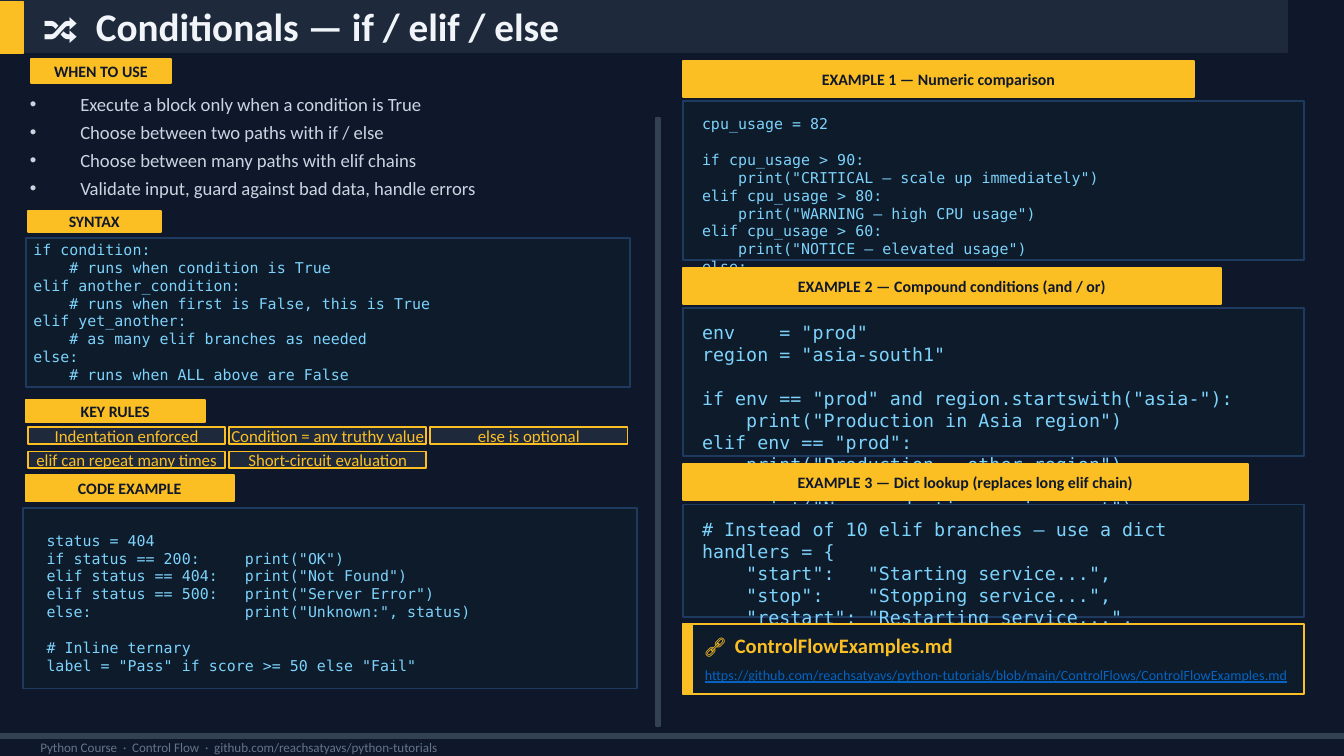
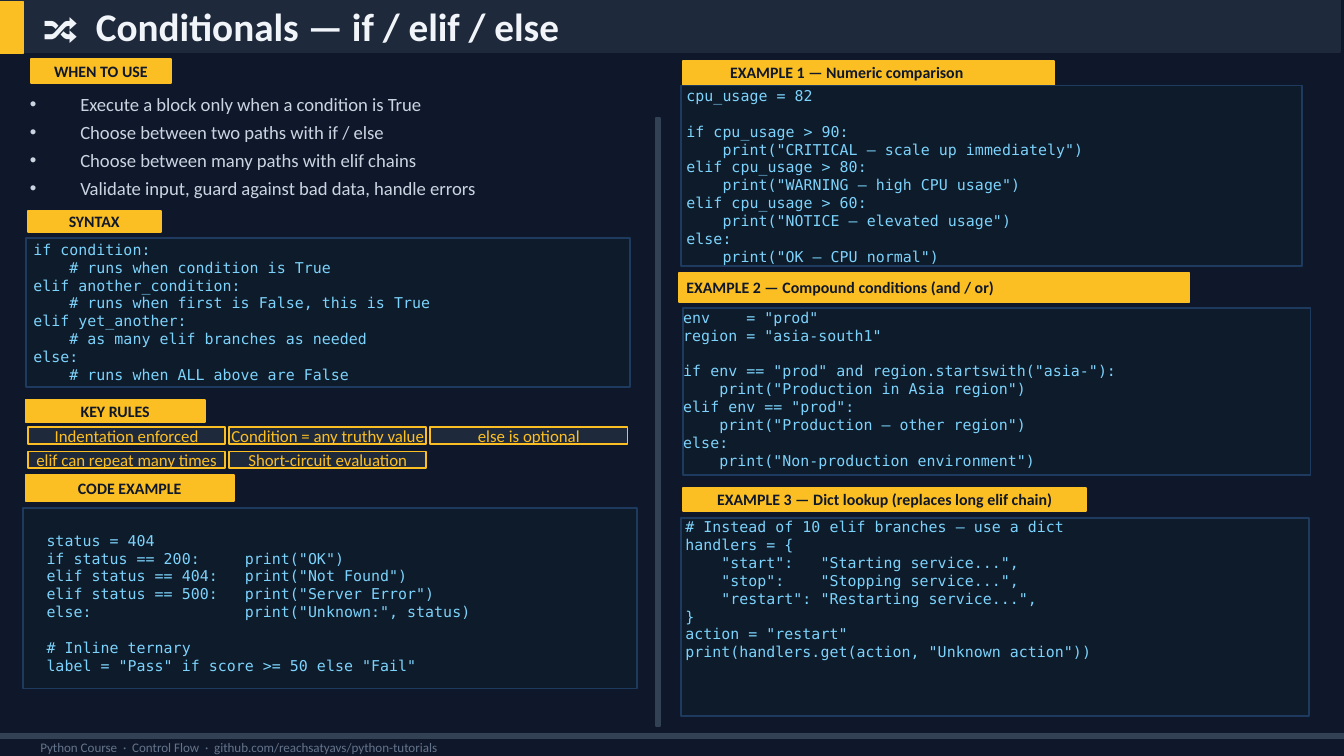
Before and after one commit to reachsatyavs/python-tutorials, a slide deck: slide 2 of ControlFlows/Python_ControlFlow .pptx. Drawn at 1344x756 pixels with LibreOffice and Linux fonts; fonts in the diff are those of the drawing. Boxes give left, top, right and bottom in pixels: in the first picture for what was removed or moved away, otherwise in the second. Text is boxed around its words. In the diff, an @@ line names an element or a change of style, - is before the commit and + after.

Commit message:
updated ppt's for controlflow and Operators

```diff
--- a/ControlFlows/Python_ControlFlow .pptx
+++ b/ControlFlows/Python_ControlFlow .pptx
@@ rectangle: place and size @@
-rectangle at box(0, 0, 1288, 52)
+rectangle at box(0, 0, 1340, 52)
@@ rectangle: place and size @@
-rectangle at box(683, 101, 1304, 259)
+rectangle at box(681, 86, 1302, 266)
@@ text "EXAMPLE 1 — Numeric comparison": place and size @@
-text "EXAMPLE 1 — Numeric comparison" at box(822, 74, 1055, 88)
+text "EXAMPLE 1 — Numeric comparison" at box(730, 67, 963, 81)
@@ rectangle: place and size @@
-rectangle at box(683, 60, 1193, 97)
+rectangle at box(683, 60, 1054, 85)
@@ text "cpu_usage = 82": place and size @@
-text "cpu_usage = 82" at box(702, 118, 1099, 294)
+text "cpu_usage = 82" at box(686, 90, 1083, 266)
@@ text "EXAMPLE 2 — Compound conditions ...": place and size @@
-text "EXAMPLE 2 — Compound conditions ..." at box(798, 280, 1105, 295)
+text "EXAMPLE 2 — Compound conditions ..." at box(686, 281, 994, 296)
@@ rectangle: place and size @@
-rectangle at box(683, 267, 1220, 304)
+rectangle at box(679, 273, 1189, 302)
@@ text "env = "prod"": place and size @@
-text "env = "prod"" at box(702, 325, 1233, 505)
+text "env = "prod"" at box(683, 310, 1116, 469)
@@ text "env = "prod"" at box(683, 310, 1116, 469): size 9.8 to 8 pt @@
@@ rectangle: place and size @@
-rectangle at box(683, 308, 1304, 456)
+rectangle at box(683, 308, 1310, 474)
@@ text "EXAMPLE 3 — Dict lookup ...": place and size @@
-text "EXAMPLE 3 — Dict lookup ..." at box(798, 476, 1132, 491)
+text "EXAMPLE 3 — Dict lookup ..." at box(717, 493, 1052, 508)
@@ rectangle: place and size @@
-rectangle at box(683, 464, 1247, 500)
+rectangle at box(683, 488, 1086, 511)
@@ rectangle: place and size @@
-rectangle at box(683, 504, 1304, 617)
+rectangle at box(681, 517, 1310, 715)
@@ text "# Instead of 10 elif ..." at box(685, 520, 1091, 660): size 9.8 to 8 pt @@
@@ text "# Instead of 10 elif ...": place and size @@
-text "# Instead of 10 elif ..." at box(702, 522, 1199, 694)
+text "# Instead of 10 elif ..." at box(685, 520, 1091, 660)
@@ rectangle removed at box(683, 624, 1304, 694) @@
@@ rectangle removed at box(683, 624, 692, 694) @@
@@ text removed at box(735, 638, 953, 657) @@
-🔗 ControlFlowExamples.md
@@ text removed at box(705, 670, 1287, 683) @@
-https://github.com/reachsatyavs/python-tutorials/blob/main/ControlFlows/ControlFlowExamples.md
```
Also in this commit, not shown: 2 other slides changed, 1 other file.
